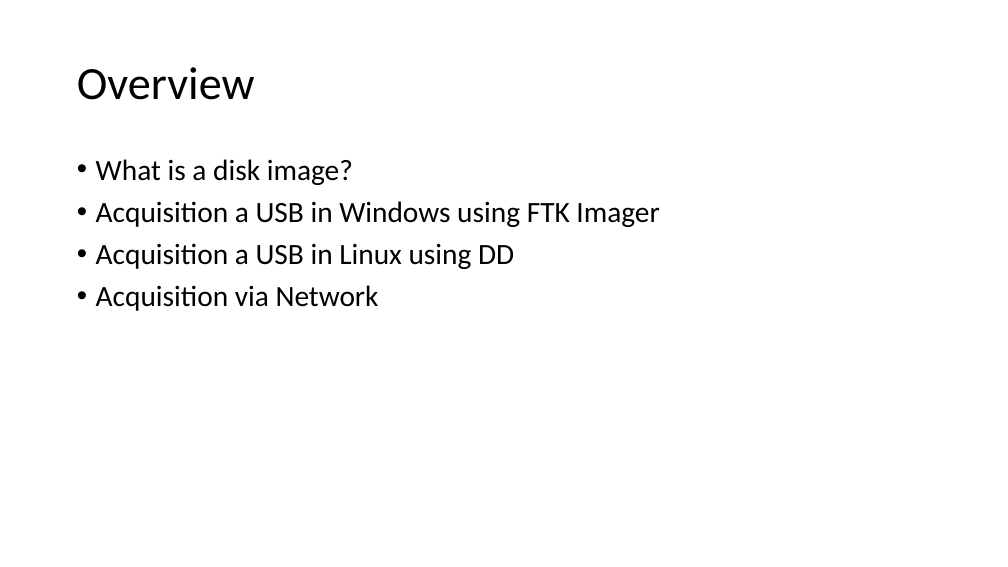
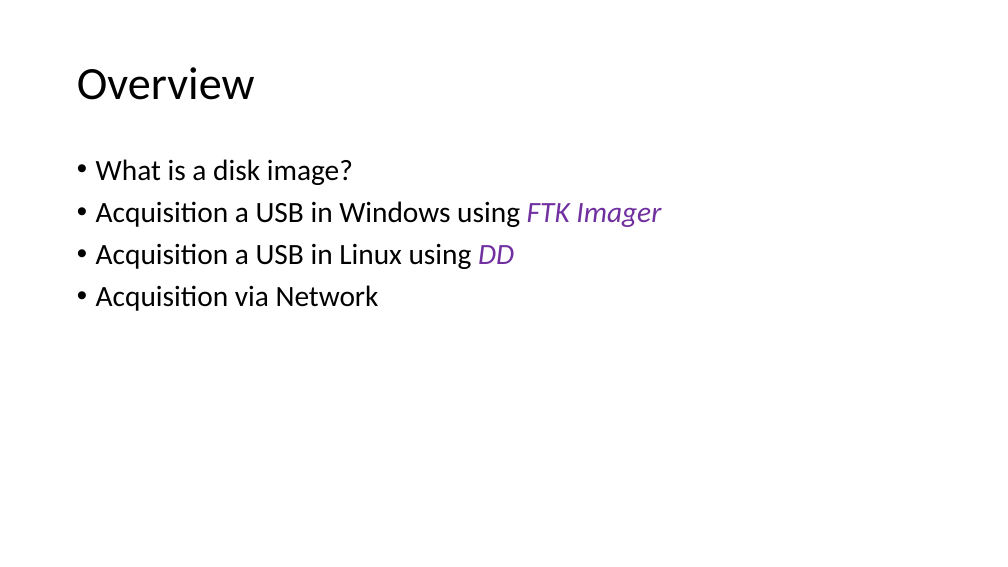
Before and after one commit to frankwxu/digital-forensics-lab, a slide deck: slide 2 of Basic_Computer_Skills_for_Forensics/7_USB_Image_Acquisition.pptx. Drawn at 1008x567 pixels with LibreOffice and Linux fonts; fonts in the diff are those of the drawing; background and template pictures are left out. Boxes give left, top, right and bottom in pixels: in the first picture for what was removed or moved away, otherwise in the second. Text is boxed around its words. In the diff, an @@ line names an element or a change of style, - is before the commit and + after.

```diff
--- a/Basic_Computer_Skills_for_Forensics/7_USB_Image_Acquisition.pptx
+++ b/Basic_Computer_Skills_for_Forensics/7_USB_Image_Acquisition.pptx
@@ text at <box>96,201,661,269</box>: text colour #000000 to #7030A0, italic on in "FTK Imager", "DD" @@
```
Also in this commit, not shown: 2 other slides changed.
